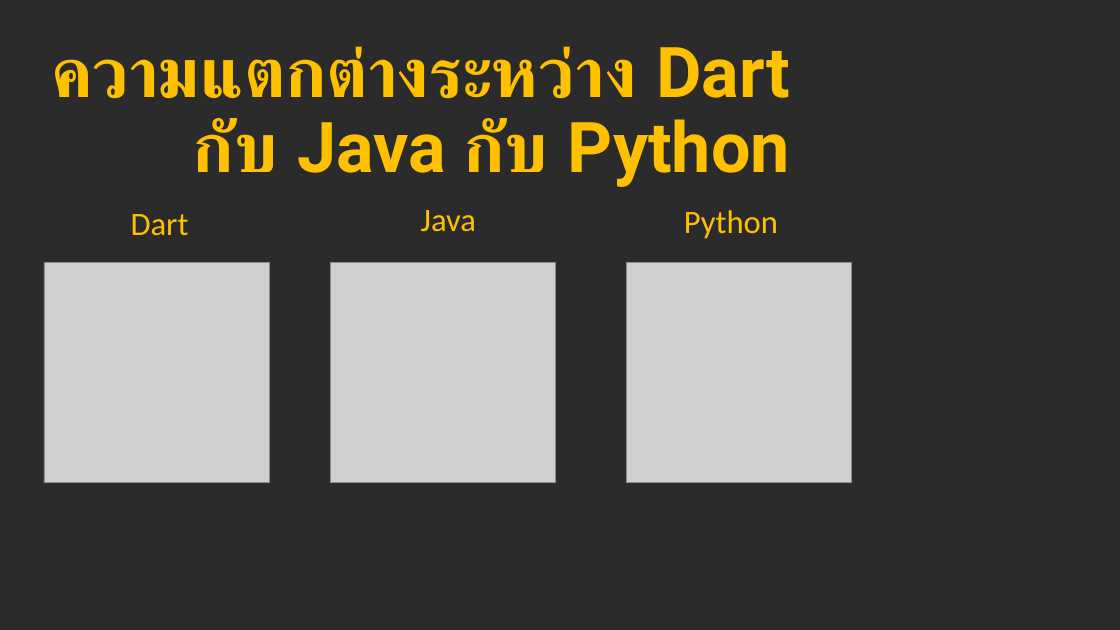
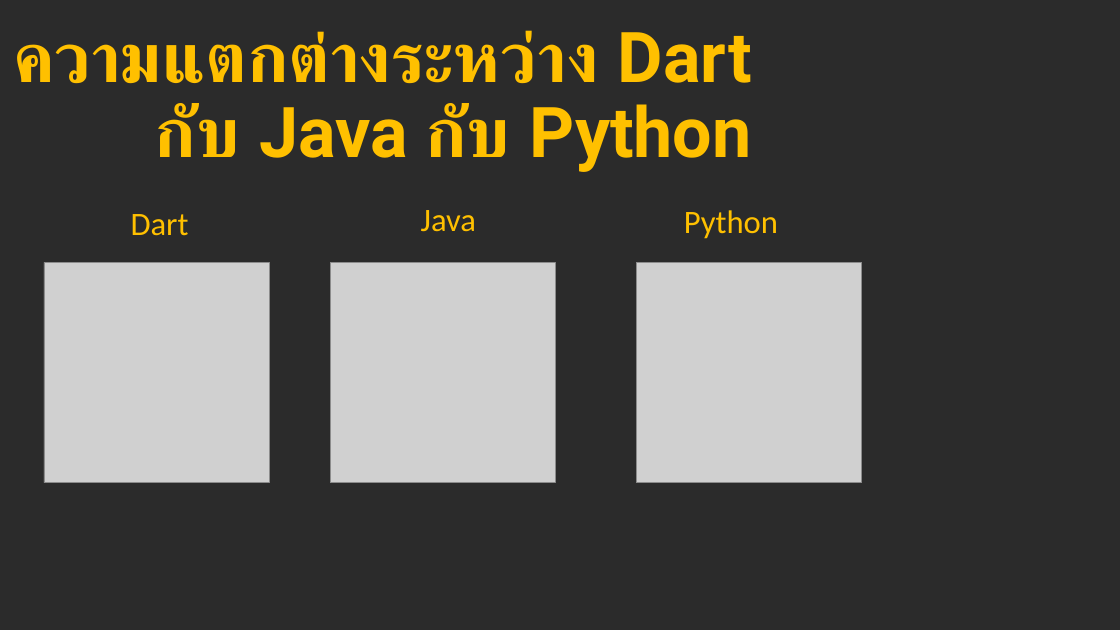
Before and after one commit to wk229/pl, a slide deck: slide 6 of Class in Dart.pptx (slide 5 before the commit). Drawn at 1120x630 pixels with LibreOffice and Linux fonts; fonts in the diff are those of the drawing; grey boxes stand for pictures; background and template pictures are left out; a plain dark background stands for a picture behind light text. Boxes give left, top, right and bottom in pixels: in the first picture for what was removed or moved away, otherwise in the second. Text is boxed around its words. In the diff, an @@ line names an element or a change of style, - is before the commit and + after.

```diff
--- a/Class in Dart.pptx
+++ b/Class in Dart.pptx
@@ title "ความแตกต่างระหว่าง Dart กับ Java กับ ...": place and size @@
-title "ความแตกต่างระหว่าง Dart กับ Java กับ ..." at [51,46,790,187]
+title "ความแตกต่างระหว่าง Dart กับ Java กับ ..." at [13,30,752,172]
@@ picture: place and size @@
-picture at [626,262,851,482]
+picture at [637,262,862,482]
```
Also in this commit, not shown: 2 other slides changed, 2 slides added, 1 slide removed.
